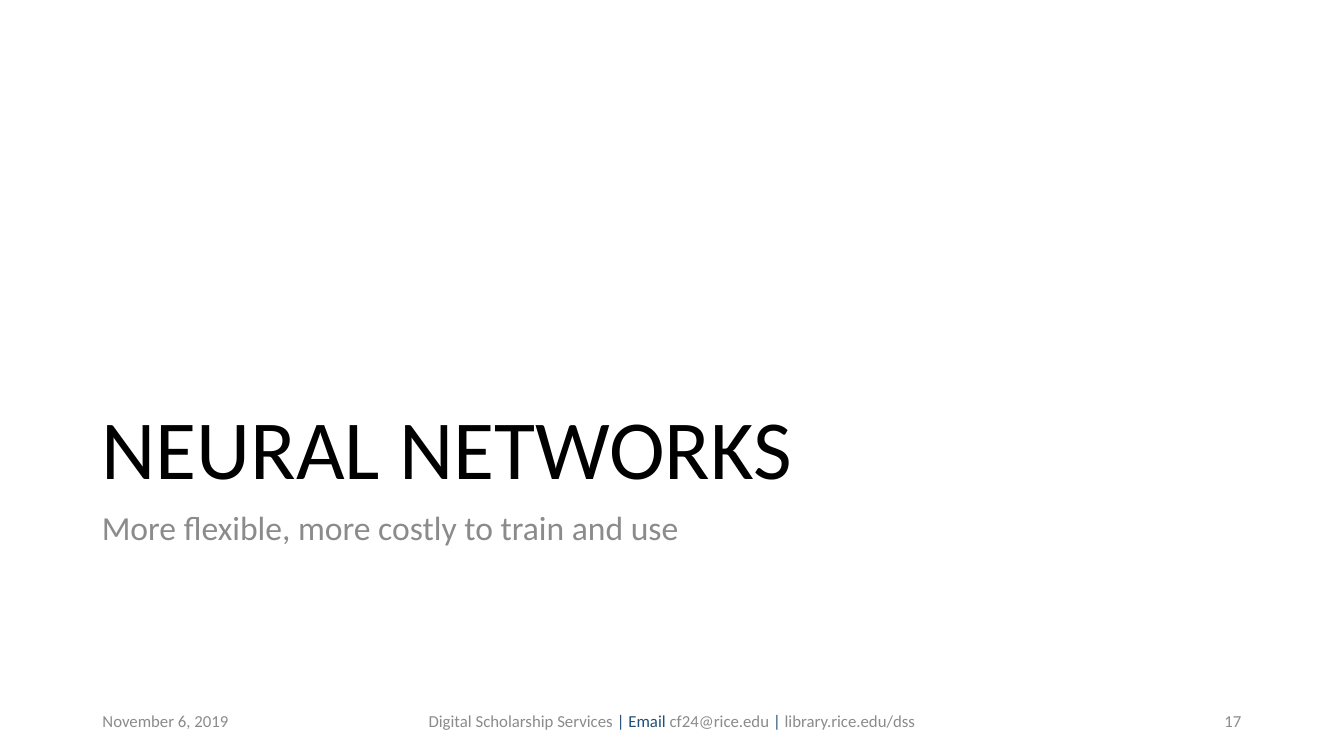
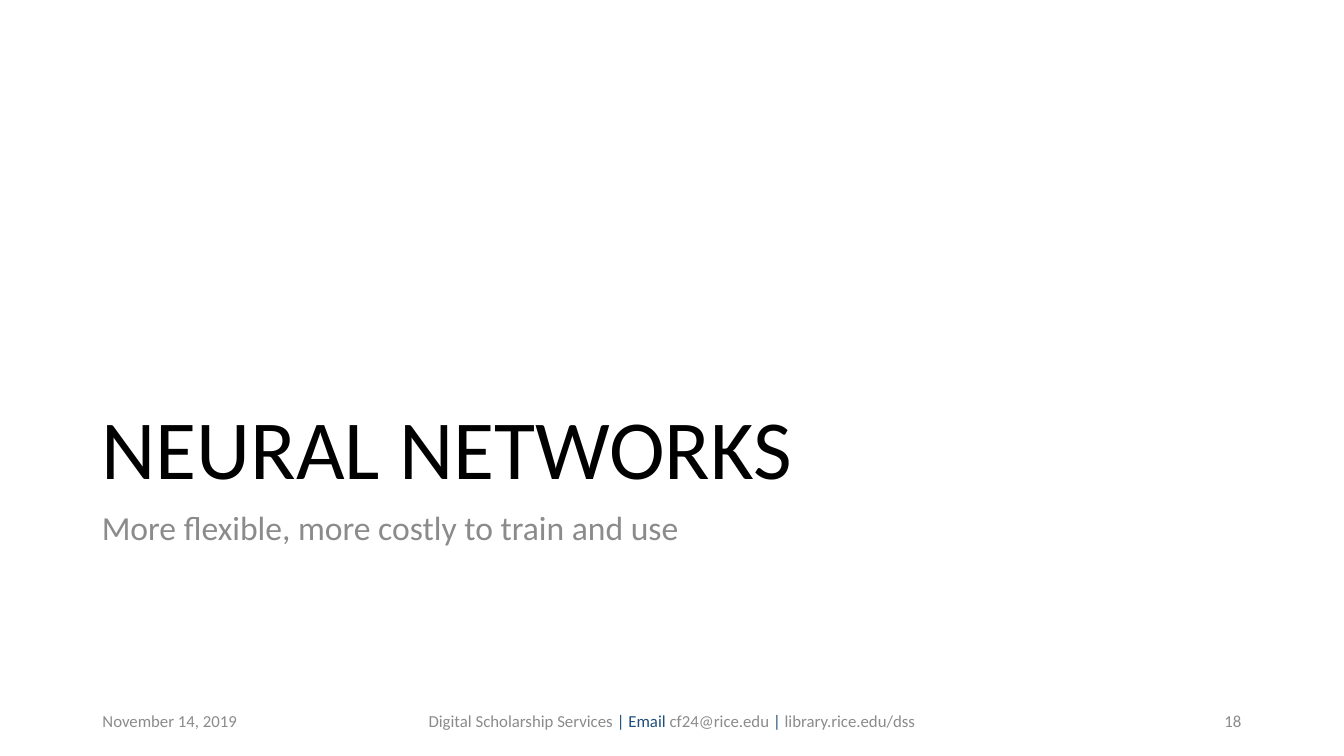
Before and after one commit to bakitybacon/rice-data-and-donuts, a slide deck: slide 18 of tf/Introduction to TensorFlow.pptx (slide 17 before the commit). Drawn at 1344x756 pixels with LibreOffice and Linux fonts; fonts in the diff are those of the drawing; background and template pictures are left out. Boxes give left, top, right and bottom in pixels: in the first picture for what was removed or moved away, otherwise in the second. Text is boxed around its words. In the diff, an @@ line names an element or a change of style, - is before the commit and + after.

```diff
--- a/tf/Introduction to TensorFlow.pptx
+++ b/tf/Introduction to TensorFlow.pptx
@@ text at box(102, 715, 237, 729): text changed @@
-November 6, 2019
+November 14, 2019
@@ page number at box(1224, 715, 1241, 727): text changed @@
-17
+18
```
Also in this commit, not shown: 20 other slides changed, 1 slide added.
